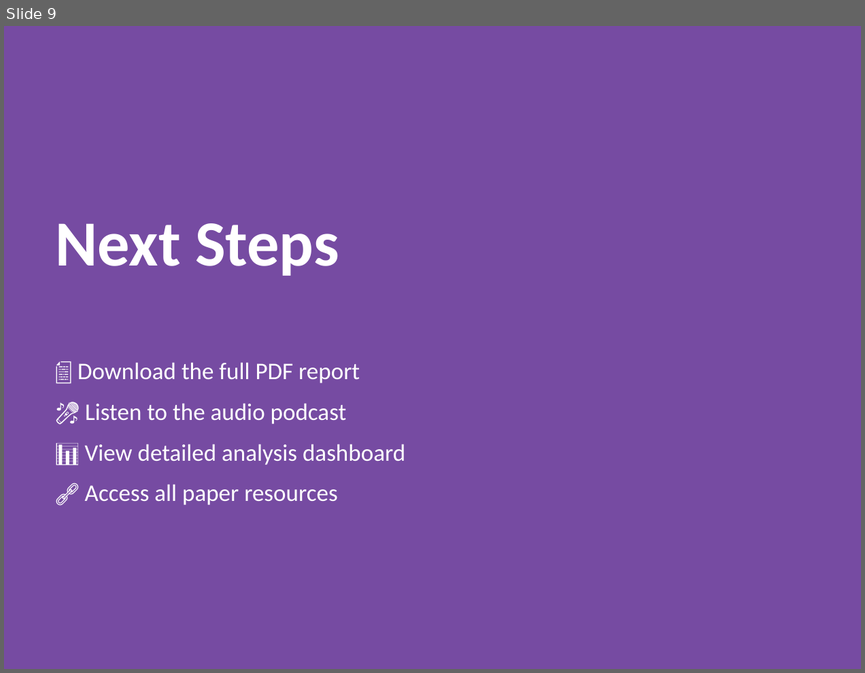
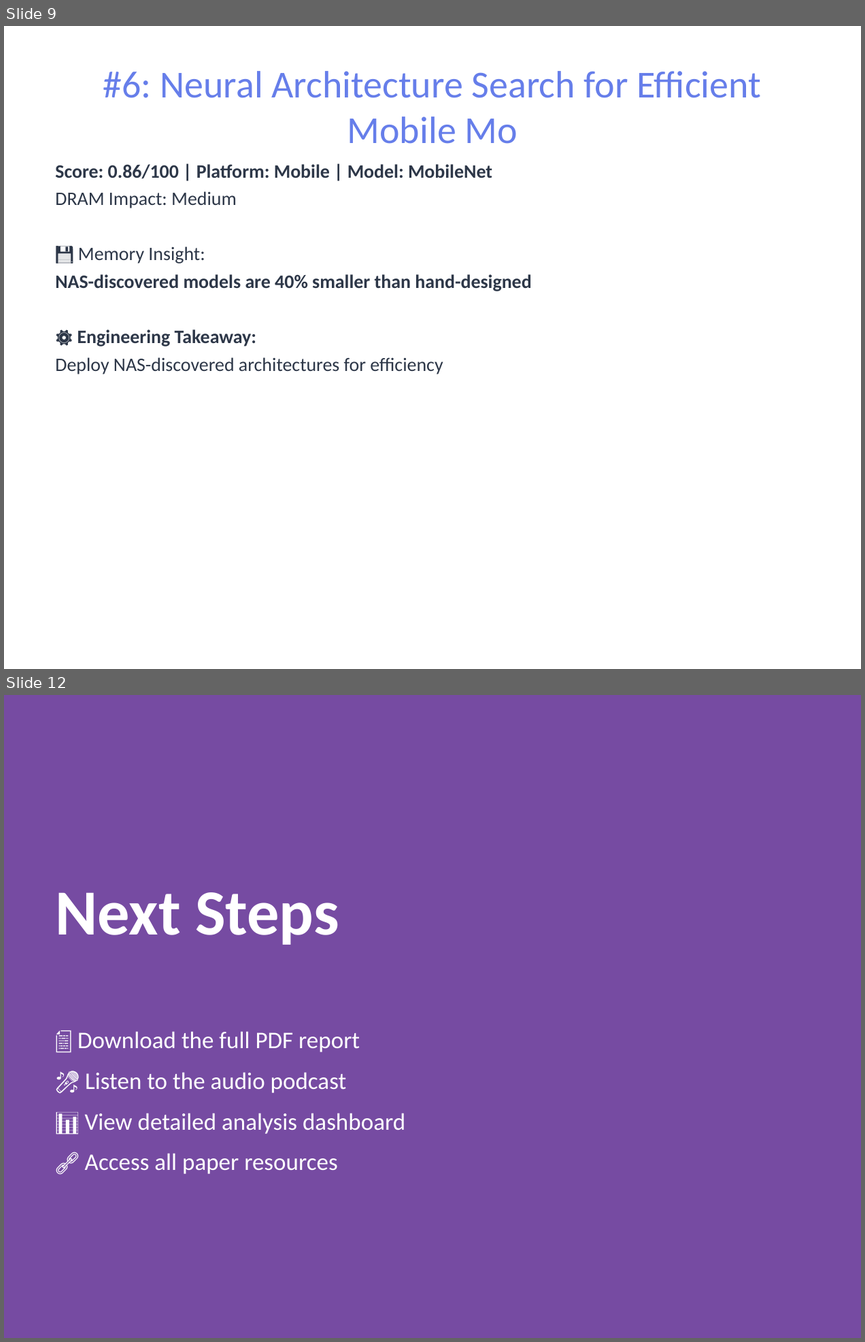
Before and after one commit to pbtsvinaysukhesh/dea-genai-agent, a slide deck: results/reports/report.pptx. Shown one above the other, each under a label of ours: slide 9 before the commit, slides 9 and 12 after it; the slides between them are not shown. The pictures are 865x673 and 865x1342 pixels, drawn with LibreOffice and Linux fonts; fonts in the diff are those of the drawing. Boxes give left, top, right and bottom in pixels: in the first picture for what was removed or moved away, otherwise in the second. Text is boxed around its words. In the diff, an @@ line names an element or a change of style, - is before the commit and + after.

```diff
--- a/results/reports/report.pptx
+++ b/results/reports/report.pptx
@@ slide 9 added at [4,26,861,669], background #FFFFFF @@
@@ title added at [103,71,761,144], 32 pt, text #667EEA @@
+#6: Neural Architecture Search for Efficient Mobile Mo
@@ text added at [55,164,531,374], 16 pt, text #2D3748, bold @@
+Score: 0.86/100 | Platform: Mobile | Model: MobileNet
+DRAM Impact: Medium
+💾 Memory Insight:
+NAS-discovered models are 40% smaller than hand-designed
+⚙️ Engineering Takeaway:
+Deploy NAS-discovered architectures for efficiency
@@ what was slide 9 is now slide 12 @@
```
Also in this commit, not shown: 8 slides changed, 2 other slides added, 23 other files.
